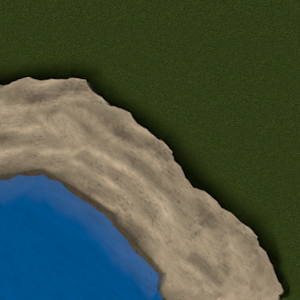
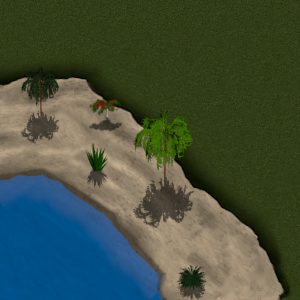
Two versions of the same layered image (300×300). Layer-by-layer changes:
added layer "baum_schatten0001.png#40" above "Background copy#16" over (85, 142, 109, 189)
added layer "Background copy#16" above "baum_schatten0001.png#12" over (89, 97, 123, 132)
added layer "baum_schatten0001.png#12" above "Background copy#24" over (132, 108, 195, 228)
added layer "Background copy#24" above "Background copy#19" over (20, 66, 60, 145)
added layer "Background copy#19" above "Background copy" over (176, 264, 207, 300)
